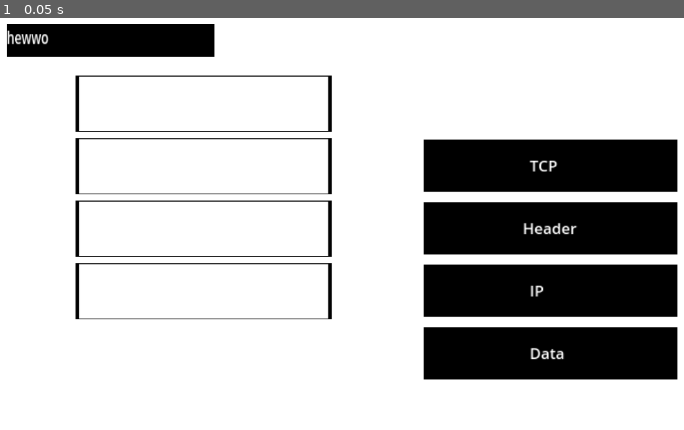
Above: before the commit, frame 1.
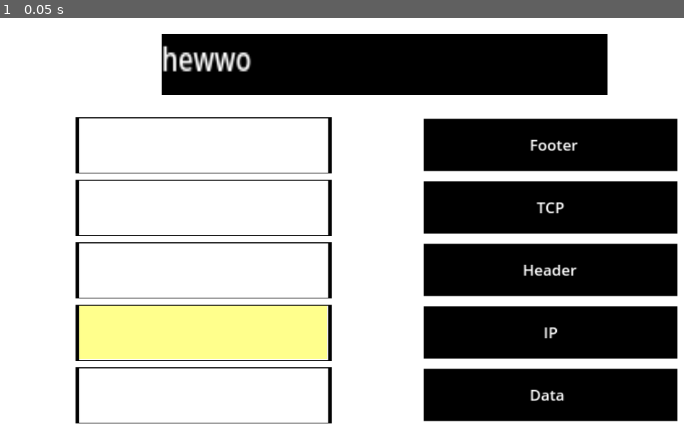
Above: after the commit, the same moment.

Repository: caw8592/TCP-IP-Hackathon
Game: Godot game, scene res://Level/Step2/Step2_Encapsulation.tscn
Two runs of this game, one before a commit and one after it. Both use one fixed random seed, a clock stepped at 60 frames per second and the inputs below. This scene is started directly instead of the project's main scene.
Inputs:
- Up to frame 1 (0.05 s): no input

The runs differ from the first frame. In frame 1, 33% of the frame differs, in the area x 1-100%, y 1-99%.

Commit message:
I think everything but text done for step 2

Diff:
--- a/Text/EncapsulationLabel/EncapsulationTxT.tscn
+++ b/Level/Step2/EncapsulationLabel/EncapsulationTxT.tscn
@@ -1,6 +1,6 @@
 [gd_scene load_steps=2 format=3 uid="uid://cuyhuswytq6ac"]
 
-[ext_resource type="Script" path="res://Text/EncapsulationLabel/Control.gd" id="1_aug1g"]
+[ext_resource type="Script" path="res://Level/Step2/EncapsulationLabel/Control.gd" id="1_aug1g"]
 
 [node name="Control" type="Control"]
 layout_mode = 3
--- a/Entities/EncapsulationParts/Data/data_entity.gd
+++ b/Level/Step2/EncapsulationParts/Data/data_entity.gd
@@ -19,9 +19,10 @@
 		if Input.is_mouse_button_pressed(MOUSE_BUTTON_LEFT) == false:
 			dragging = false
 			test = false
-			if droppable == true:
+			if droppable == true and get_parent().get_parent().get_step() == 0:
 				position = dropLoc
 				correct = true
+				get_parent().get_parent().next_step()
 			else:
 				position = init
 
--- a/Entities/EncapsulationParts/Data/data_entity.tscn
+++ b/Level/Step2/EncapsulationParts/Data/data_entity.tscn
@@ -1,13 +1,13 @@
 [gd_scene load_steps=4 format=3 uid="uid://bdyugtddnuxc7"]
 
-[ext_resource type="Script" path="res://Entities/EncapsulationParts/Data/data_entity.gd" id="1_a6vac"]
-[ext_resource type="Texture2D" uid="uid://cu2sktpyyv81o" path="res://box.webp" id="2_fdc6m"]
+[ext_resource type="Script" path="res://Level/Step2/EncapsulationParts/Data/data_entity.gd" id="1_kojno"]
+[ext_resource type="Texture2D" uid="uid://cu2sktpyyv81o" path="res://box.webp" id="2_72n1a"]
 
 [sub_resource type="RectangleShape2D" id="RectangleShape2D_ts011"]
 size = Vector2(69.7628, 20)
 
 [node name="data_entity" type="Node2D"]
-script = ExtResource("1_a6vac")
+script = ExtResource("1_kojno")
 metadata/_edit_group_ = true
 
 [node name="data_entity_collision" type="Area2D" parent="." groups=["data_droppable"]]
--- /dev/null
+++ b/Level/Step2/EncapsulationParts/Footer/footer_entity.gd
@@ -0,0 +1,70 @@
+extends Node2D
+
+var draggable = false
+var dragging = false
+var droppable = false
+var dropLoc: Vector2
+var offset: Vector2
+var init: Vector2
+var incorrect = false
+var correct = false
+
+var test = false
+
+func _ready():
+	$Label.text = "Footer"
+
+func _process(delta):
+	if dragging and not correct:
+		if Input.is_mouse_button_pressed(MOUSE_BUTTON_LEFT) == false:
+			dragging = false
+			test = false
+			if droppable == true and get_parent().get_parent().get_step() >= 3:
+				position = dropLoc
+				correct = true
+				get_parent().get_parent().next_step()
+			else:
+				position = init
+
+func _input(event):
+	if draggable and not correct:
+		if event is InputEventMouseButton:
+			if not test:
+				test = true
+				offset = get_global_mouse_position() - position
+				dragging = true
+				init = position
+		if event is InputEventMouseMotion and dragging:
+			position = get_global_mouse_position() - offset
+
+func _on_footer_entity_collision_mouse_entered():
+	if not dragging and not correct:
+		draggable = true
+		scale = Vector2(5.1, 5.1)
+
+
+func _on_footer_entity_collision_mouse_exited():
+	if not dragging and not correct:
+		draggable = false
+		scale = Vector2(5, 5)
+
+
+func _on_footer_entity_collision_body_entered(body):
+	if body.is_in_group('footer_droppable'):
+		droppable = true
+		body.scale = Vector2(5.1, 5.1)
+		dropLoc = body.position
+
+	if not body.is_in_group('footer_droppable'):
+		body.scale = Vector2(5.1, 5.1)
+		droppable = false
+		dropLoc = body.position
+
+
+func _on_footer_entity_collision_body_exited(body):
+	if body.is_in_group('footer_droppable'):
+		droppable = false
+		body.scale = Vector2(5, 5)
+
+	if not body.is_in_group('footer_droppable'):
+		body.scale = Vector2(5, 5)
--- /dev/null
+++ b/Level/Step2/EncapsulationParts/Footer/footer_entity.tscn
@@ -0,0 +1,33 @@
+[gd_scene load_steps=4 format=3 uid="uid://cvmhq1d8frj61"]
+
+[ext_resource type="Script" path="res://Level/Step2/EncapsulationParts/Footer/footer_entity.gd" id="1_0fi14"]
+[ext_resource type="Texture2D" uid="uid://cu2sktpyyv81o" path="res://box.webp" id="2_5xsq4"]
+
+[sub_resource type="RectangleShape2D" id="RectangleShape2D_r6plg"]
+size = Vector2(69.7628, 20)
+
+[node name="footer_entity" type="Node2D"]
+script = ExtResource("1_0fi14")
+
+[node name="footer_entity_collision" type="Area2D" parent="."]
+scale = Vector2(1.04906, 0.749162)
+
+[node name="CollisionShape2D" type="CollisionShape2D" parent="footer_entity_collision"]
+shape = SubResource("RectangleShape2D_r6plg")
+
+[node name="Sprite2D" type="Sprite2D" parent="."]
+scale = Vector2(0.140146, -0.0288032)
+texture = ExtResource("2_5xsq4")
+
+[node name="Label" type="Label" parent="."]
+offset_left = -6.0
+offset_top = -3.0
+offset_right = 34.0
+offset_bottom = 23.0
+scale = Vector2(0.274296, 0.258345)
+text = "Footer"
+
+[connection signal="body_entered" from="footer_entity_collision" to="." method="_on_footer_entity_collision_body_entered"]
+[connection signal="body_exited" from="footer_entity_collision" to="." method="_on_footer_entity_collision_body_exited"]
+[connection signal="mouse_entered" from="footer_entity_collision" to="." method="_on_footer_entity_collision_mouse_entered"]
+[connection signal="mouse_exited" from="footer_entity_collision" to="." method="_on_footer_entity_collision_mouse_exited"]
--- a/Entities/EncapsulationParts/TCP/tcp_entity.gd
+++ b/Level/Step2/EncapsulationParts/Header/header_entity.gd
@@ -7,24 +7,27 @@
 var offset: Vector2
 var init: Vector2
 var incorrect = false
+var correct = false
 
 var test = false
 
 func _ready():
-	$Label.text = "TCP"
+	$Label.text = "Header"
 
 func _process(delta):
-	if dragging:
+	if dragging and not correct:
 		if Input.is_mouse_button_pressed(MOUSE_BUTTON_LEFT) == false:
 			dragging = false
 			test = false
-			if droppable == true:
+			if droppable == true and get_parent().get_parent().get_step() >= 3:
 				position = dropLoc
+				correct = true
+				get_parent().get_parent().next_step()
 			else:
 				position = init
 
 func _input(event):
-	if draggable:
+	if draggable and not correct:
 		if event is InputEventMouseButton:
 			if not test:
 				test = true
@@ -34,34 +37,34 @@
 		if event is InputEventMouseMotion and dragging:
 			position = get_global_mouse_position() - offset
 
-func _on_tcp_entity_collision_mouse_entered():
-	if not dragging:
+func _on_header_entity_collision_mouse_entered():
+	if not dragging and not correct:
 		draggable = true
 		scale = Vector2(5.1, 5.1)
 
 
-func _on_tcp_entity_collision_mouse_exited():
-	if not dragging:
+func _on_header_entity_collision_mouse_exited():
+	if not dragging and not correct:
 		draggable = false
 		scale = Vector2(5, 5)
 
 
-func _on_tcp_entity_collision_body_entered(body):
-	if body.is_in_group('tcp_droppable'):
+func _on_header_entity_collision_body_entered(body):
+	if body.is_in_group('header_droppable'):
 		droppable = true
 		body.scale = Vector2(5.1, 5.1)
 		dropLoc = body.position
 
-	if not body.is_in_group('tcp_droppable'):
+	if not body.is_in_group('header_droppable'):
 		body.scale = Vector2(5.1, 5.1)
 		dropLoc = body.position
 		droppable = false
 
 
-func _on_tcp_entity_collision_body_exited(body):
-	if body.is_in_group('tcp_droppable'):
+func _on_header_entity_collision_body_exited(body):
+	if body.is_in_group('header_droppable'):
 		droppable = false
 		body.scale = Vector2(5, 5)
 
-	if not body.is_in_group('tcp_droppable'):
+	if not body.is_in_group('header_droppable'):
 		body.scale = Vector2(5, 5)
--- a/Entities/EncapsulationParts/Header/header_entity.tscn
+++ b/Level/Step2/EncapsulationParts/Header/header_entity.tscn
@@ -1,6 +1,6 @@
 [gd_scene load_steps=4 format=3 uid="uid://sktlmy0mp44g"]
 
-[ext_resource type="Script" path="res://Entities/EncapsulationParts/Header/header_entity.gd" id="1_0lh52"]
+[ext_resource type="Script" path="res://Level/Step2/EncapsulationParts/Header/header_entity.gd" id="1_0lh52"]
 [ext_resource type="Texture2D" uid="uid://cu2sktpyyv81o" path="res://box.webp" id="2_e3mpy"]
 
 [sub_resource type="RectangleShape2D" id="RectangleShape2D_7kew1"]
--- a/Entities/EncapsulationParts/Header/header_entity.gd
+++ b/Level/Step2/EncapsulationParts/IP/ip_entity.gd
@@ -7,24 +7,27 @@
 var offset: Vector2
 var init: Vector2
 var incorrect = false
+var correct = false
 
 var test = false
 
 func _ready():
-	$Label.text = "Header"
+	$Label.text = "IP"
 
 func _process(delta):
-	if dragging:
+	if dragging and not correct:
 		if Input.is_mouse_button_pressed(MOUSE_BUTTON_LEFT) == false:
 			dragging = false
 			test = false
-			if droppable == true:
+			if droppable == true and get_parent().get_parent().get_step() == 2:
 				position = dropLoc
+				correct = true
+				get_parent().get_parent().next_step()
 			else:
 				position = init
 
 func _input(event):
-	if draggable:
+	if draggable and not correct:
 		if event is InputEventMouseButton:
 			if not test:
 				test = true
@@ -34,34 +37,34 @@
 		if event is InputEventMouseMotion and dragging:
 			position = get_global_mouse_position() - offset
 
-func _on_header_entity_collision_mouse_entered():
-	if not dragging:
+func _on_ip_entity_collision_mouse_entered():
+	if not dragging and not correct:
 		draggable = true
 		scale = Vector2(5.1, 5.1)
 
 
-func _on_header_entity_collision_mouse_exited():
-	if not dragging:
+func _on_ip_entity_collision_mouse_exited():
+	if not dragging and not correct:
 		draggable = false
 		scale = Vector2(5, 5)
 
 
-func _on_header_entity_collision_body_entered(body):
-	if body.is_in_group('header_droppable'):
+func _on_ip_entity_collision_body_entered(body):
+	if body.is_in_group('ip_droppable'):
 		droppable = true
 		body.scale = Vector2(5.1, 5.1)
 		dropLoc = body.position
 
-	if not body.is_in_group('header_droppable'):
+	if not body.is_in_group('ip_droppable'):
 		body.scale = Vector2(5.1, 5.1)
 		dropLoc = body.position
 		droppable = false
 
 
-func _on_header_entity_collision_body_exited(body):
-	if body.is_in_group('header_droppable'):
+func _on_ip_entity_collision_body_exited(body):
+	if body.is_in_group('ip_droppable'):
 		droppable = false
 		body.scale = Vector2(5, 5)
 
-	if not body.is_in_group('header_droppable'):
+	if not body.is_in_group('ip_droppable'):
 		body.scale = Vector2(5, 5)
--- a/Entities/EncapsulationParts/IP/ip_entity.tscn
+++ b/Level/Step2/EncapsulationParts/IP/ip_entity.tscn
@@ -1,25 +1,13 @@
 [gd_scene load_steps=4 format=3 uid="uid://0aafusqrluwp"]
 
-[ext_resource type="Script" path="res://Entities/EncapsulationParts/IP/ip_entity.gd" id="1_mbmb8"]
-[ext_resource type="Texture2D" uid="uid://cu2sktpyyv81o" path="res://box.webp" id="2_ffmrm"]
+[ext_resource type="Script" path="res://Level/Step2/EncapsulationParts/IP/ip_entity.gd" id="1_ccdl0"]
+[ext_resource type="Texture2D" uid="uid://cu2sktpyyv81o" path="res://box.webp" id="2_4bwgp"]
 
 [sub_resource type="RectangleShape2D" id="RectangleShape2D_4t1b2"]
 size = Vector2(69.7628, 20)
 
 [node name="ip_entity" type="Node2D" groups=["ip_dropper"]]
-script = ExtResource("1_mbmb8")
-
-[node name="Sprite2D" type="Sprite2D" parent="."]
-scale = Vector2(0.140146, -0.0288032)
-texture = ExtResource("2_ffmrm")
-
-[node name="Label" type="Label" parent="."]
-offset_left = -6.0
-offset_top = -3.0
-offset_right = 34.0
-offset_bottom = 23.0
-scale = Vector2(0.274296, 0.258345)
-text = "IP"
+script = ExtResource("1_ccdl0")
 
 [node name="ip_entity_collision" type="Area2D" parent="."]
 scale = Vector2(1.04906, 0.749162)
@@ -27,6 +15,18 @@
 [node name="CollisionShape2D" type="CollisionShape2D" parent="ip_entity_collision"]
 shape = SubResource("RectangleShape2D_4t1b2")
 
+[node name="Sprite2D" type="Sprite2D" parent="."]
+scale = Vector2(0.140146, -0.0288032)
+texture = ExtResource("2_4bwgp")
+
+[node name="Label" type="Label" parent="."]
+offset_left = -2.0
+offset_top = -3.0
+offset_right = 38.0
+offset_bottom = 23.0
+scale = Vector2(0.274296, 0.258345)
+text = "IP"
+
 [connection signal="body_entered" from="ip_entity_collision" to="." method="_on_ip_entity_collision_body_entered"]
 [connection signal="body_exited" from="ip_entity_collision" to="." method="_on_ip_entity_collision_body_exited"]
 [connection signal="mouse_entered" from="ip_entity_collision" to="." method="_on_ip_entity_collision_mouse_entered"]
--- a/Entities/EncapsulationParts/IP/ip_entity.gd
+++ b/Level/Step2/EncapsulationParts/TCP/tcp_entity.gd
@@ -7,24 +7,27 @@
 var offset: Vector2
 var init: Vector2
 var incorrect = false
+var correct = false
 
 var test = false
 
 func _ready():
-	$Label.text = "IP"
+	$Label.text = "TCP"
 
 func _process(delta):
-	if dragging:
+	if dragging and not correct:
 		if Input.is_mouse_button_pressed(MOUSE_BUTTON_LEFT) == false:
 			dragging = false
 			test = false
-			if droppable == true:
+			if droppable == true and get_parent().get_parent().get_step() == 1:
 				position = dropLoc
+				correct = true
+				get_parent().get_parent().next_step()
 			else:
 				position = init
 
 func _input(event):
-	if draggable:
+	if draggable and not correct:
 		if event is InputEventMouseButton:
 			if not test:
 				test = true
@@ -34,34 +37,34 @@
 		if event is InputEventMouseMotion and dragging:
 			position = get_global_mouse_position() - offset
 
-func _on_ip_entity_collision_mouse_entered():
-	if not dragging:
+func _on_tcp_entity_collision_mouse_entered():
+	if not dragging and not correct:
 		draggable = true
 		scale = Vector2(5.1, 5.1)
 
 
-func _on_ip_entity_collision_mouse_exited():
-	if not dragging:
+func _on_tcp_entity_collision_mouse_exited():
+	if not dragging and not correct:
 		draggable = false
 		scale = Vector2(5, 5)
 
 
-func _on_ip_entity_collision_body_entered(body):
-	if body.is_in_group('ip_droppable'):
+func _on_tcp_entity_collision_body_entered(body):
+	if body.is_in_group('tcp_droppable'):
 		droppable = true
 		body.scale = Vector2(5.1, 5.1)
 		dropLoc = body.position
 
-	if not body.is_in_group('ip_droppable'):
+	if not body.is_in_group('tcp_droppable'):
 		body.scale = Vector2(5.1, 5.1)
 		dropLoc = body.position
 		droppable = false
 
 
-func _on_ip_entity_collision_body_exited(body):
-	if body.is_in_group('ip_droppable'):
+func _on_tcp_entity_collision_body_exited(body):
+	if body.is_in_group('tcp_droppable'):
 		droppable = false
 		body.scale = Vector2(5, 5)
 
-	if not body.is_in_group('ip_droppable'):
+	if not body.is_in_group('tcp_droppable'):
 		body.scale = Vector2(5, 5)
--- a/Entities/EncapsulationParts/TCP/tcp_entity.tscn
+++ b/Level/Step2/EncapsulationParts/TCP/tcp_entity.tscn
@@ -1,6 +1,6 @@
 [gd_scene load_steps=4 format=3 uid="uid://d3nhaxyvpc28a"]
 
-[ext_resource type="Script" path="res://Entities/EncapsulationParts/TCP/tcp_entity.gd" id="1_00jfa"]
+[ext_resource type="Script" path="res://Level/Step2/EncapsulationParts/TCP/tcp_entity.gd" id="1_00jfa"]
 [ext_resource type="Texture2D" uid="uid://cu2sktpyyv81o" path="res://box.webp" id="2_ebsky"]
 
 [sub_resource type="RectangleShape2D" id="RectangleShape2D_s0q5b"]
@@ -20,9 +20,9 @@
 texture = ExtResource("2_ebsky")
 
 [node name="Label" type="Label" parent="."]
-offset_left = -6.0
+offset_left = -4.0
 offset_top = -3.0
-offset_right = 34.0
+offset_right = 36.0
 offset_bottom = 23.0
 scale = Vector2(0.274296, 0.258345)
 text = "TCP"
--- /dev/null
+++ b/Level/Step2/Step2_Encapsulation.gd
@@ -0,0 +1,28 @@
+extends Node2D
+
+var step = 0
+
+func _ready():
+	$PackageHighlights/Header.visible = false
+	$PackageHighlights/IP.visible = false
+	$PackageHighlights/TCP.visible = false
+	$PackageHighlights/Data.visible = false
+	$PackageHighlights/Footer.visible = false
+
+func _process(delta):
+	if step == 0:
+		$PackageHighlights/Data.visible = true
+	elif step == 1:
+		$PackageHighlights/TCP.visible = true
+	elif step == 2:
+		$PackageHighlights/IP.visible = true
+	elif step == 3:
+		$PackageHighlights/Header.visible = true
+		$PackageHighlights/Footer.visible = true
+
+
+func next_step():
+	step += 1
+
+func get_step():
+	return step
--- a/Level/Step2/Step2_Encapsulation.tscn
+++ b/Level/Step2/Step2_Encapsulation.tscn
@@ -1,58 +1,109 @@
-[gd_scene load_steps=10 format=3 uid="uid://qhml041p4xha"]
+[gd_scene load_steps=13 format=3 uid="uid://qhml041p4xha"]
 
-[ext_resource type="PackedScene" uid="uid://bdyugtddnuxc7" path="res://Entities/EncapsulationParts/Data/data_entity.tscn" id="1_kun1j"]
-[ext_resource type="PackedScene" uid="uid://cuyhuswytq6ac" path="res://Text/EncapsulationLabel/EncapsulationTxT.tscn" id="1_wmfq2"]
-[ext_resource type="PackedScene" uid="uid://244ocbqm3lrr" path="res://Drop Locations/package/DataDrop/data_drop.tscn" id="1_y0ib2"]
-[ext_resource type="PackedScene" uid="uid://dur2ysa0e5gsj" path="res://Drop Locations/package/TCPDrop/tcp_drop.tscn" id="2_3gw4w"]
-[ext_resource type="PackedScene" uid="uid://1d8uuk7rwsbb" path="res://Drop Locations/package/IPDrop/ip_drop.tscn" id="2_huanc"]
-[ext_resource type="PackedScene" uid="uid://d3nhaxyvpc28a" path="res://Entities/EncapsulationParts/TCP/tcp_entity.tscn" id="3_cmwlc"]
-[ext_resource type="PackedScene" uid="uid://csoxwtl7xwc2x" path="res://Drop Locations/package/HeaderDrop/header_drop.tscn" id="4_gikd0"]
-[ext_resource type="PackedScene" uid="uid://sktlmy0mp44g" path="res://Entities/EncapsulationParts/Header/header_entity.tscn" id="7_uwnr5"]
-[ext_resource type="PackedScene" uid="uid://0aafusqrluwp" path="res://Entities/EncapsulationParts/IP/ip_entity.tscn" id="9_hfmg1"]
+[ext_resource type="Script" path="res://Level/Step2/Step2_Encapsulation.gd" id="1_4hddi"]
+[ext_resource type="PackedScene" uid="uid://bdyugtddnuxc7" path="res://Level/Step2/EncapsulationParts/Data/data_entity.tscn" id="1_kun1j"]
+[ext_resource type="PackedScene" uid="uid://cuyhuswytq6ac" path="res://Level/Step2/EncapsulationLabel/EncapsulationTxT.tscn" id="1_wmfq2"]
+[ext_resource type="PackedScene" uid="uid://244ocbqm3lrr" path="res://Level/Step2/package/DataDrop/data_drop.tscn" id="1_y0ib2"]
+[ext_resource type="PackedScene" uid="uid://dur2ysa0e5gsj" path="res://Level/Step2/package/TCPDrop/tcp_drop.tscn" id="2_3gw4w"]
+[ext_resource type="PackedScene" uid="uid://1d8uuk7rwsbb" path="res://Level/Step2/package/IPDrop/ip_drop.tscn" id="2_huanc"]
+[ext_resource type="PackedScene" uid="uid://d3nhaxyvpc28a" path="res://Level/Step2/EncapsulationParts/TCP/tcp_entity.tscn" id="3_cmwlc"]
+[ext_resource type="PackedScene" uid="uid://csoxwtl7xwc2x" path="res://Level/Step2/package/HeaderDrop/header_drop.tscn" id="4_gikd0"]
+[ext_resource type="PackedScene" uid="uid://dm0cad83gwcy3" path="res://Level/Step2/package/FooterDrop/footer_drop.tscn" id="6_fat0w"]
+[ext_resource type="PackedScene" uid="uid://sktlmy0mp44g" path="res://Level/Step2/EncapsulationParts/Header/header_entity.tscn" id="7_uwnr5"]
+[ext_resource type="PackedScene" uid="uid://0aafusqrluwp" path="res://Level/Step2/EncapsulationParts/IP/ip_entity.tscn" id="9_hfmg1"]
+[ext_resource type="PackedScene" uid="uid://cvmhq1d8frj61" path="res://Level/Step2/EncapsulationParts/Footer/footer_entity.tscn" id="11_dwex5"]
 
 [node name="Step2" type="Node2D"]
+script = ExtResource("1_4hddi")
 
 [node name="ColorRect" type="ColorRect" parent="."]
 offset_right = 1152.0
 offset_bottom = 648.0
 
 [node name="Control" parent="." instance=ExtResource("1_wmfq2")]
-offset_left = 17.0
-offset_top = 16.0
-offset_right = 17.0
-offset_bottom = 16.0
-scale = Vector2(1.06992, 1.00798)
+offset_left = 240.0
+offset_top = 30.0
+offset_right = 240.0
+offset_bottom = 30.0
+scale = Vector2(2.3, 1.884)
+
+[node name="PackageHighlights" type="Node" parent="."]
+
+[node name="Header" type="ColorRect" parent="PackageHighlights"]
+offset_left = 120.0
+offset_top = 149.0
+offset_right = 479.0
+offset_bottom = 227.0
+color = Color(1, 1, 0.235294, 0.588235)
+
+[node name="IP" type="ColorRect" parent="PackageHighlights"]
+offset_left = 122.0
+offset_top = 241.0
+offset_right = 481.0
+offset_bottom = 318.0
+color = Color(1, 1, 0.235294, 0.588235)
+
+[node name="TCP" type="ColorRect" parent="PackageHighlights"]
+offset_left = 122.0
+offset_top = 332.0
+offset_right = 479.0
+offset_bottom = 408.0
+color = Color(1, 1, 0.235294, 0.588235)
+
+[node name="Data" type="ColorRect" parent="PackageHighlights"]
+offset_left = 121.0
+offset_top = 421.0
+offset_right = 478.0
+offset_bottom = 498.0
+color = Color(1, 1, 0.235294, 0.588235)
+
+[node name="Footer" type="ColorRect" parent="PackageHighlights"]
+offset_left = 122.0
+offset_top = 512.0
+offset_right = 479.0
+offset_bottom = 589.0
+color = Color(1, 1, 0.235294, 0.588235)
 
 [node name="Package" type="Node" parent="."]
 
 [node name="ip_drop" parent="Package" groups=["ip_droppable"] instance=ExtResource("2_huanc")]
-position = Vector2(300, 220)
+position = Vector2(300, 280)
 scale = Vector2(5, 5)
 
 [node name="data_drop" parent="Package" instance=ExtResource("1_y0ib2")]
-position = Vector2(300, 400)
+position = Vector2(300, 460)
 scale = Vector2(5, 5)
 
 [node name="tcp_drop" parent="Package" instance=ExtResource("2_3gw4w")]
-position = Vector2(300, 310)
+position = Vector2(300, 370)
 scale = Vector2(5, 5)
 
 [node name="header_drop" parent="Package" instance=ExtResource("4_gikd0")]
-position = Vector2(300, 130)
+position = Vector2(300, 190)
 scale = Vector2(5, 5)
 
-[node name="TCP_entity" parent="." instance=ExtResource("3_cmwlc")]
-position = Vector2(800, 220)
+[node name="footer_drop" parent="Package" instance=ExtResource("6_fat0w")]
+position = Vector2(300, 550)
 scale = Vector2(5, 5)
 
-[node name="data_entity" parent="." instance=ExtResource("1_kun1j")]
-position = Vector2(800, 490)
+[node name="Entities" type="Node" parent="."]
+
+[node name="tcp_entity" parent="Entities" instance=ExtResource("3_cmwlc")]
+position = Vector2(800, 280)
 scale = Vector2(5, 5)
 
-[node name="header_entity" parent="." instance=ExtResource("7_uwnr5")]
-position = Vector2(800, 310)
+[node name="data_entity" parent="Entities" instance=ExtResource("1_kun1j")]
+position = Vector2(800, 550)
 scale = Vector2(5, 5)
 
-[node name="ip_entity" parent="." instance=ExtResource("9_hfmg1")]
-position = Vector2(800, 400)
+[node name="header_entity" parent="Entities" instance=ExtResource("7_uwnr5")]
+position = Vector2(800, 370)
 scale = Vector2(5, 5)
+
+[node name="ip_entity" parent="Entities" instance=ExtResource("9_hfmg1")]
+position = Vector2(800, 460)
+scale = Vector2(5, 5)
+
+[node name="footer_entity" parent="Entities" instance=ExtResource("11_dwex5")]
+position = Vector2(800, 190)
+scale = Vector2(5, 5)
--- /dev/null
+++ b/Level/Step2/package/FooterDrop/footer_drop.tscn
@@ -0,0 +1,17 @@
+[gd_scene load_steps=3 format=3 uid="uid://dm0cad83gwcy3"]
+
+[ext_resource type="Texture2D" uid="uid://dweo3ypojp5e5" path="res://box.png" id="1_x6558"]
+
+[sub_resource type="RectangleShape2D" id="RectangleShape2D_hfpwq"]
+size = Vector2(69.7455, 19.6078)
+
+[node name="footer_drop" type="StaticBody2D" groups=["footer_droppable"]]
+
+[node name="Sprite2D" type="Sprite2D" parent="."]
+scale = Vector2(0.170592, 0.0373258)
+texture = ExtResource("1_x6558")
+
+[node name="CollisionShape2D" type="CollisionShape2D" parent="."]
+position = Vector2(-9.53674e-07, 3.7998e-07)
+scale = Vector2(1.05293, 0.816)
+shape = SubResource("RectangleShape2D_hfpwq")
Renamed: Text/EncapsulationLabel/Control.gd -> Level/Step2/EncapsulationLabel/Control.gd
Not shown: 1 places in Level/Step2/EncapsulationParts/Data/data_entity.tscn that only renumber resources
Renamed: Drop Locations/package/DataDrop/data_drop.tscn -> Level/Step2/package/DataDrop/data_drop.tscn
Renamed: Drop Locations/package/HeaderDrop/header_drop.tscn -> Level/Step2/package/HeaderDrop/header_drop.tscn
Renamed: Drop Locations/package/IPDrop/ip_drop.tscn -> Level/Step2/package/IPDrop/ip_drop.tscn
Renamed: Drop Locations/package/TCPDrop/tcp_drop.tscn -> Level/Step2/package/TCPDrop/tcp_drop.tscn
